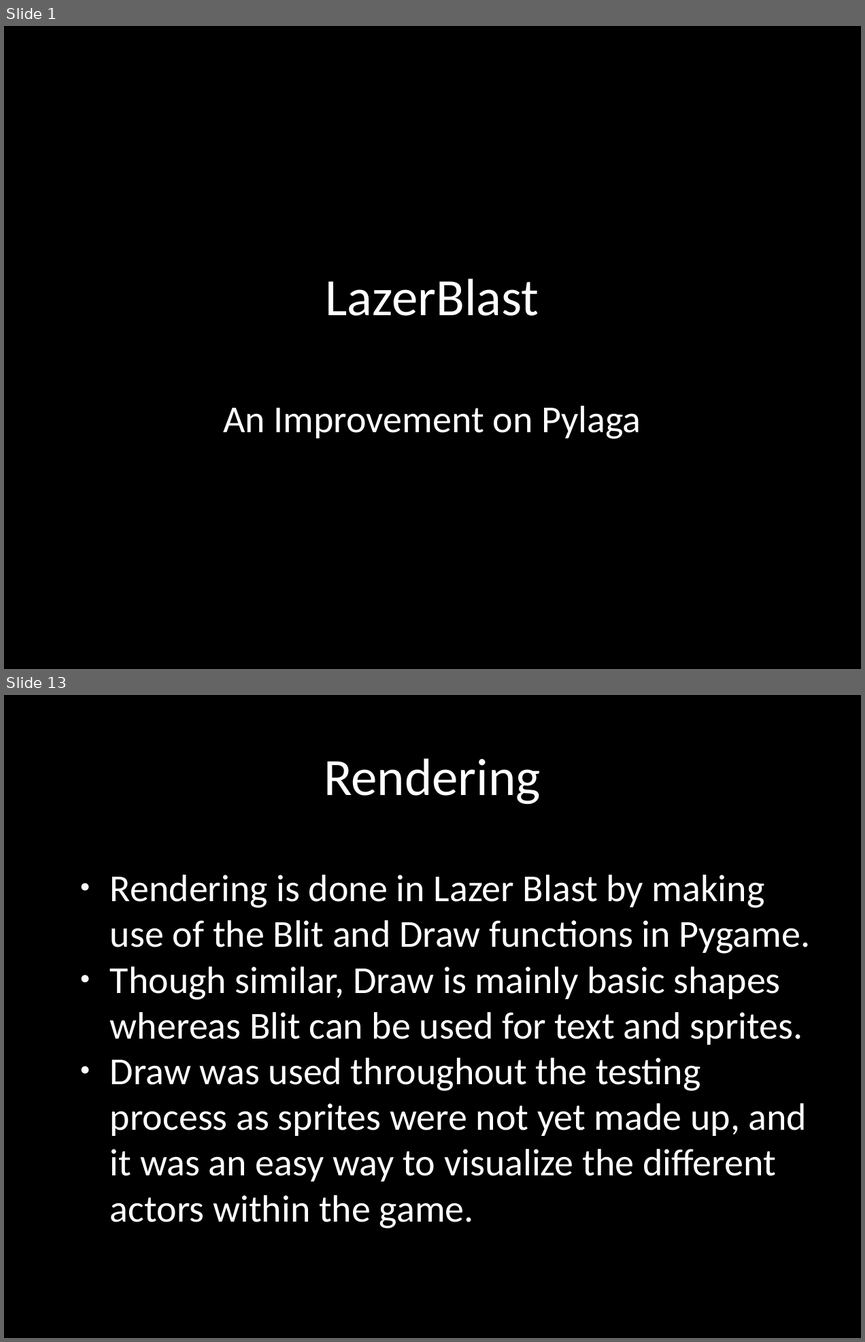
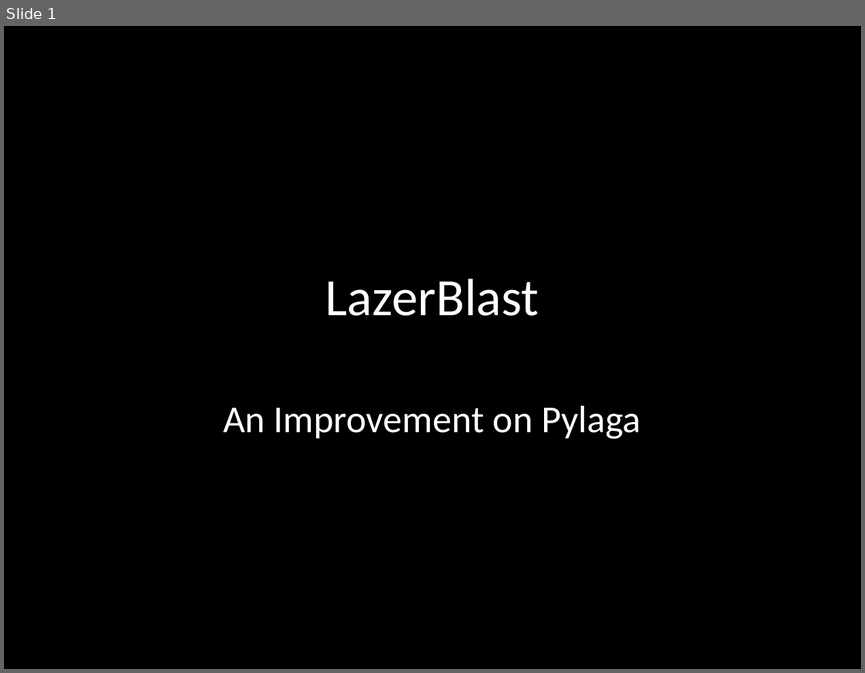
Before and after one commit to terrencepreilly/CPS410, a slide deck: final_presentation/Presentation.pptx. Shown one above the other, each under a label of ours: slides 1 and 13 before the commit, slide 1 after it; the slides between them are not shown. The pictures are 865x1342 and 865x673 pixels, drawn with LibreOffice and Linux fonts; fonts in the diff are those of the drawing; background and template pictures are left out. Boxes give left, top, right and bottom in pixels: in the first picture for what was removed or moved away, otherwise in the second. Text is boxed around its words. In the diff, an @@ line names an element or a change of style, - is before the commit and + after.

```diff
--- a/final_presentation/Presentation.pptx
+++ b/final_presentation/Presentation.pptx
@@ slide 13 removed at bbox=[4, 695, 861, 1338], background #000000 @@
@@ text removed at bbox=[324, 758, 541, 804] @@
-Rendering
@@ text removed at bbox=[110, 875, 810, 1228] @@
-● Rendering is done in Lazer Blast by making use of the Blit and Draw functions in Pygame.
-● Though similar, Draw is mainly basic shapes whereas Blit can be used for text and sprites.
-● Draw was used throughout the testing process as sprites were not yet made up, and it was an easy way to visualize the different actors within the game.
```
Also in this commit, not shown: 3 slides changed, 3 slides added, 12 other slides removed, 3 other files.
